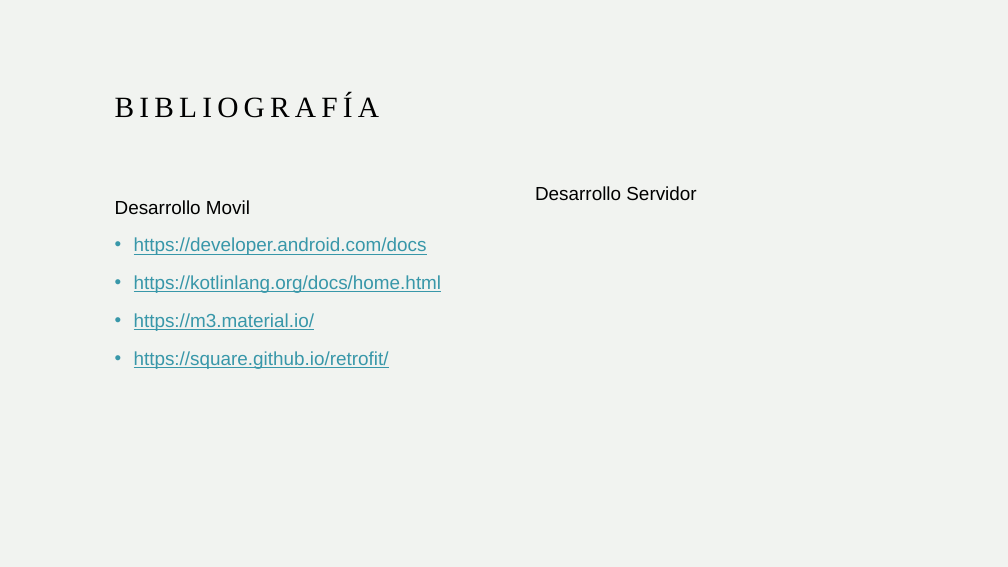
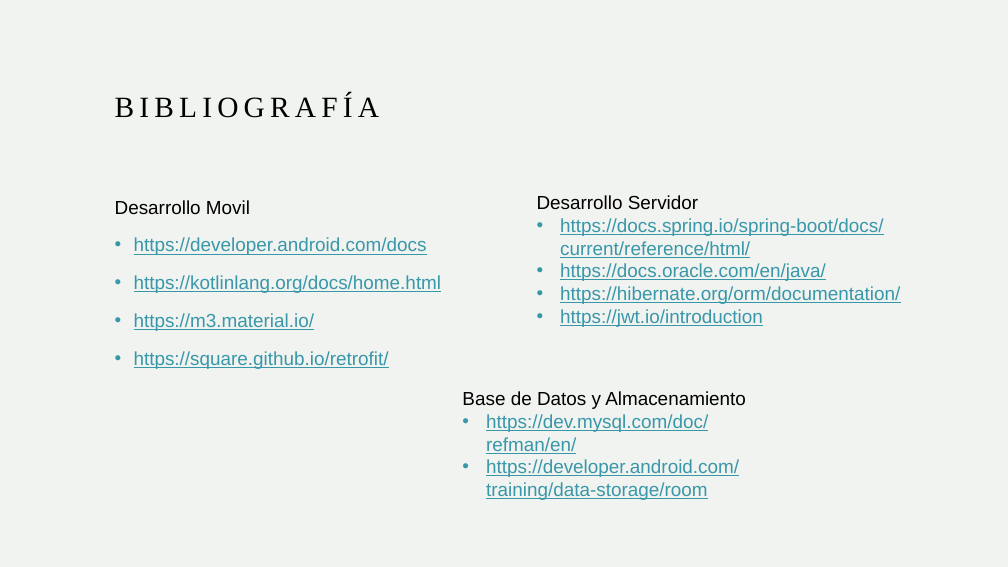
Before and after one commit to LMMilli/Proyecto, a slide deck: slide 9 of Documentacion/GymProgress.pptx. Drawn at 1008x567 pixels with LibreOffice and Linux fonts; fonts in the diff are those of the drawing. Boxes give left, top, right and bottom in pixels: in the first picture for what was removed or moved away, otherwise in the second. Text is boxed around its words. In the diff, an @@ line names an element or a change of style, - is before the commit and + after.

```diff
--- a/Documentacion/GymProgress.pptx
+++ b/Documentacion/GymProgress.pptx
@@ text "Desarrollo Servidor": place and size @@
-text "Desarrollo Servidor" at [535,186,696,201]
+text "Desarrollo Servidor" at [537,195,900,327]
@@ text at [560,218,900,327]: paragraphs added @@
+• https://docs.spring.io/spring-boot/docs/current/reference/html/
+• https://docs.oracle.com/en/java/
+• https://hibernate.org/orm/documentation/
+• https://jwt.io/introduction
@@ text added at [462,391,746,500], 18 pt, text #3897A9, underline @@
+Base de Datos y Almacenamiento
+• https://dev.mysql.com/doc/refman/en/
+• https://developer.android.com/training/data-storage/room
```
Also in this commit, not shown: 1 other slide changed.
